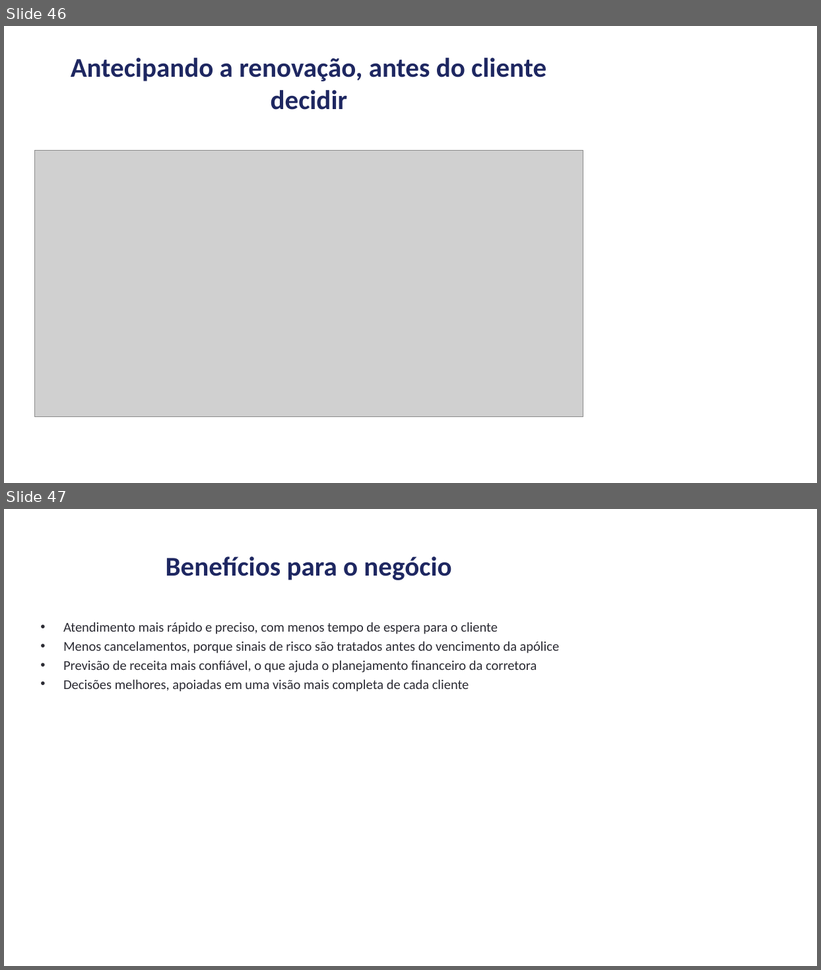
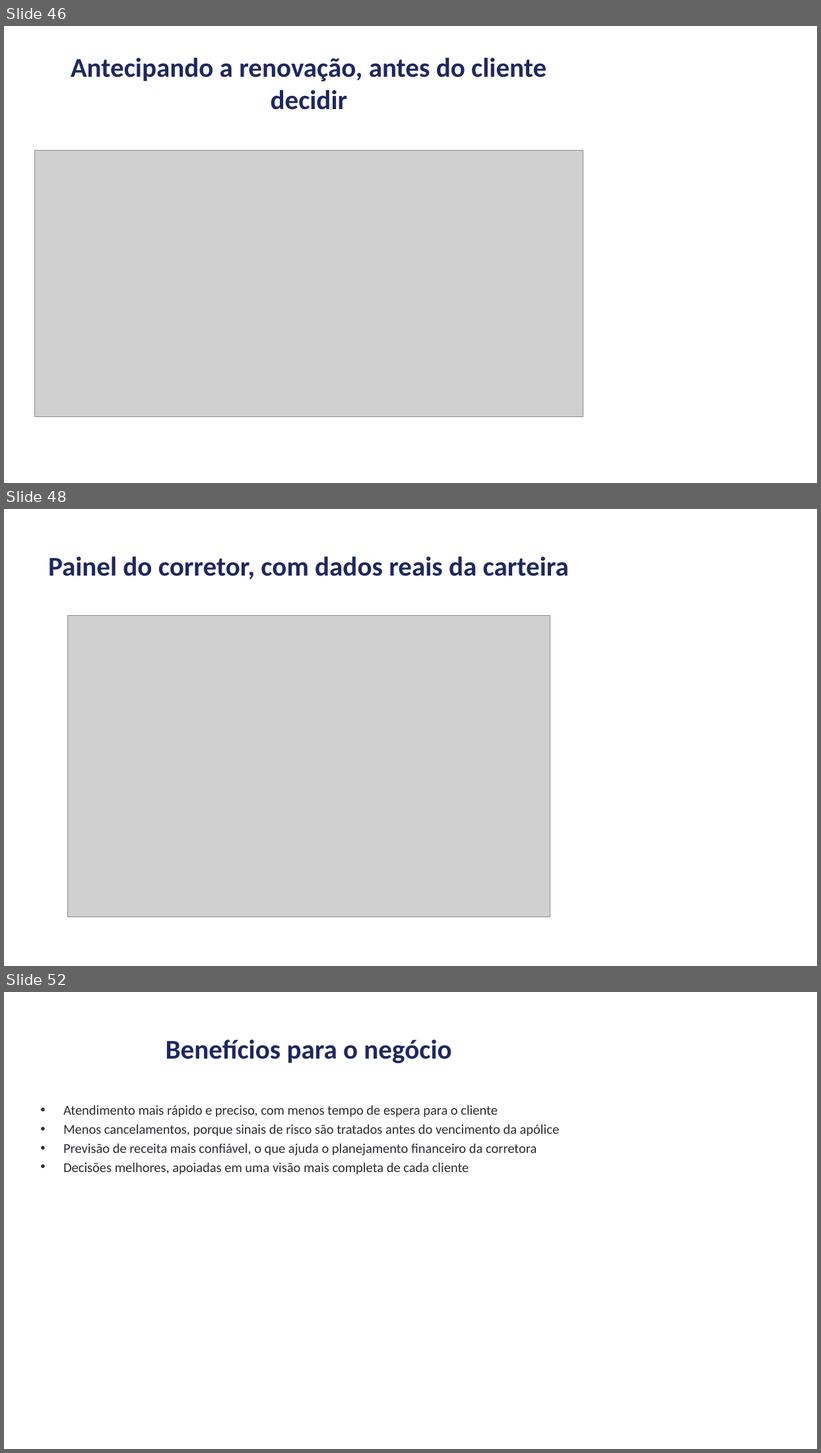
Before and after one commit to andrevberaldo/software-engineering, a slide deck: presentation/apresentacao.pptx. Shown one above the other, each under a label of ours: slides 46 and 47 before the commit, slides 46, 48 and 52 after it; the slides between them are not shown. The pictures are 821x970 and 821x1453 pixels, drawn with LibreOffice and Linux fonts; fonts in the diff are those of the drawing; grey boxes stand for pictures. Boxes give left, top, right and bottom in pixels: in the first picture for what was removed or moved away, otherwise in the second. Text is boxed around its words. In the diff, an @@ line names an element or a change of style, - is before the commit and + after.

```diff
--- a/presentation/apresentacao.pptx
+++ b/presentation/apresentacao.pptx
@@ slide 48 added at box(4, 509, 817, 966), background #FFFFFF @@
@@ title added at box(48, 557, 569, 580), 32 pt, text #1E2761, bold @@
+Painel do corretor, com dados reais da carteira
@@ picture added at box(67, 616, 550, 917) @@
@@ what was slide 47 is now slide 52 @@
```
Also in this commit, not shown: 4 other slides added, 6 other files.
